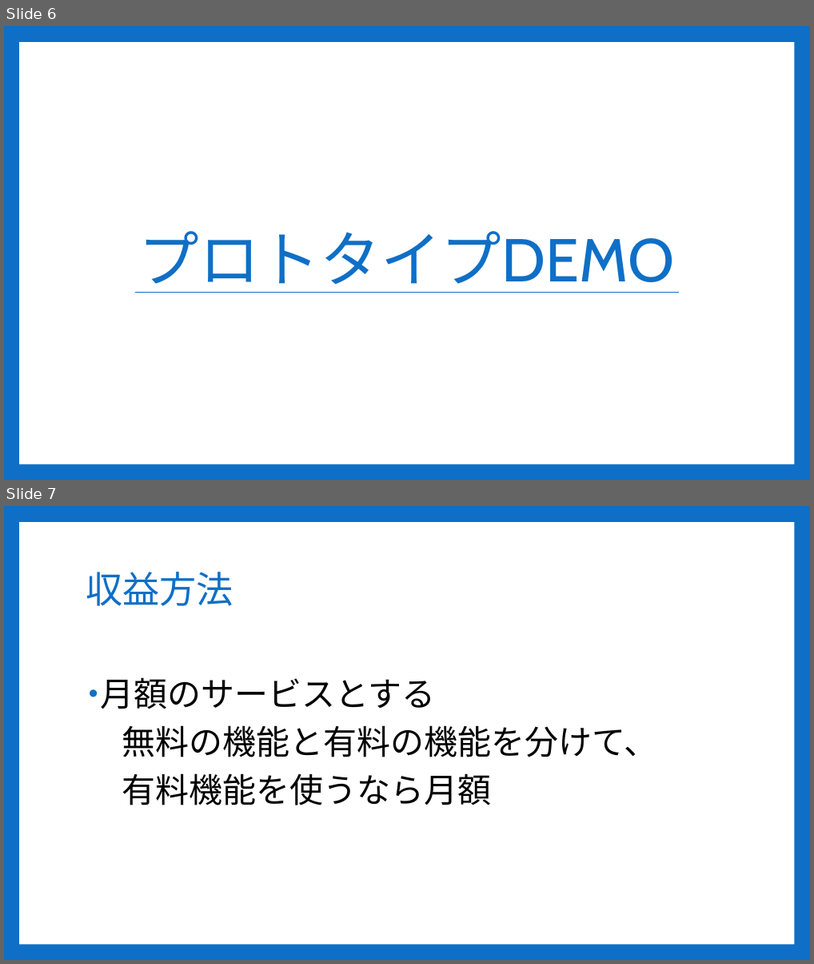
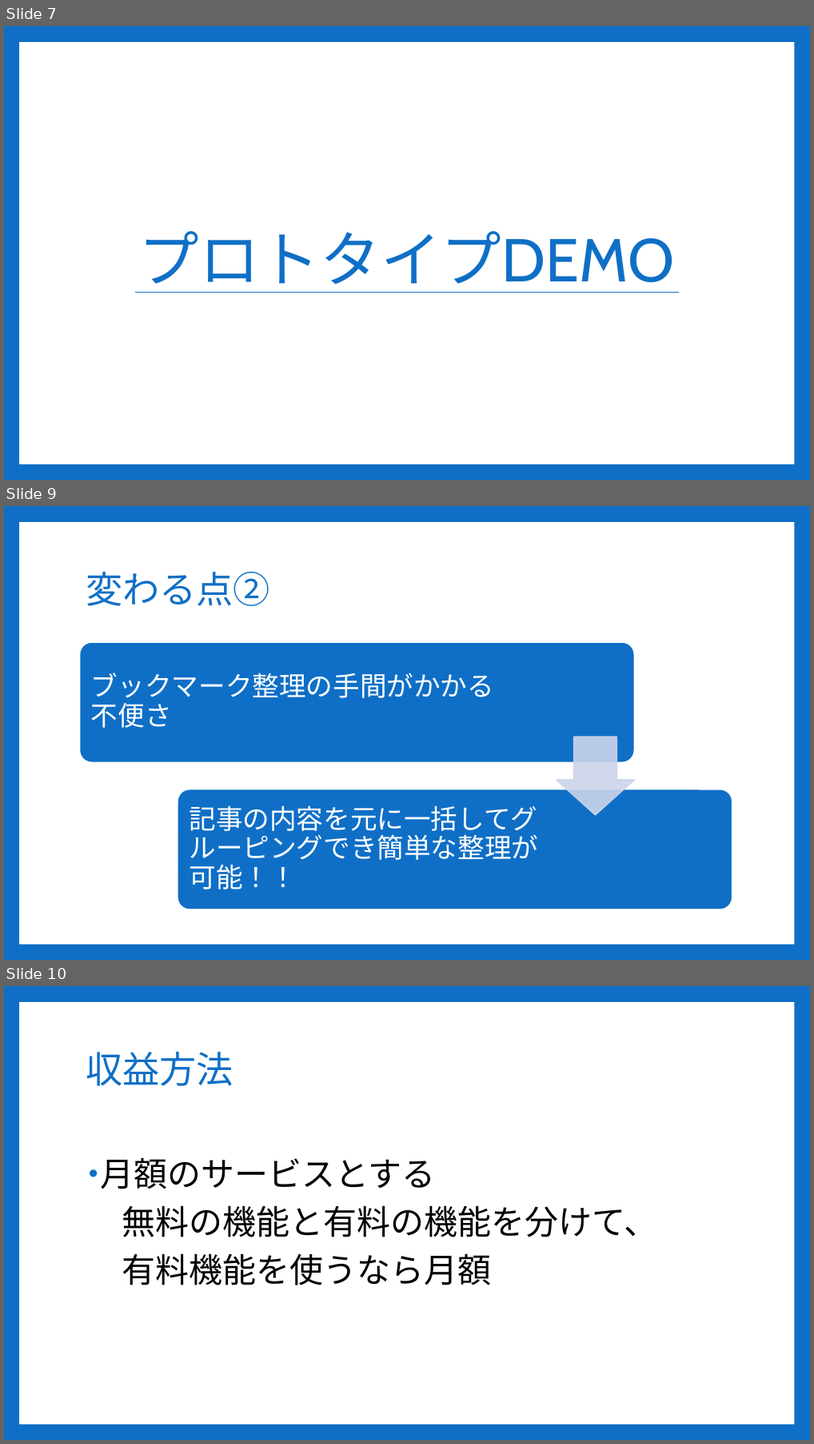
Before and after one commit to Sorarinu/ProjectP2016_F, a slide deck: production-idea/第3回中間発表.pptx. Shown one above the other, each under a label of ours: slides 6 and 7 before the commit, slides 7, 9 and 10 after it; the slides between them are not shown. The pictures are 814x964 and 814x1444 pixels, drawn with LibreOffice and Linux fonts; fonts in the diff are those of the drawing. Boxes give left, top, right and bottom in pixels: in the first picture for what was removed or moved away, otherwise in the second. Text is boxed around its words. In the diff, an @@ line names an element or a change of style, - is before the commit and + after.

```diff
--- a/production-idea/第3回中間発表.pptx
+++ b/production-idea/第3回中間発表.pptx
@@ slide 9 added at (x1=4, y1=506, x2=810, y2=960), background #0F6FC6; not listed: 1 template element that a slide beside it also shows @@
@@ title added at (x1=86, y1=572, x2=270, y2=606), 44 pt, text #0F6FC6 @@
+変わる点②
@@ group added at (x1=80, y1=642, x2=733, y2=909): 2 rounded rectangles, 2 texts, 1 down arrow @@
+ブックマーク整理の手間がかかる不便さ
+記事の内容を元に一括してグルーピングでき簡単な整理が可能！！
@@ what was slide 6 is now slide 7 @@
@@ what was slide 7 is now slide 10 @@
```
Also in this commit, not shown: 2 other slides added.
